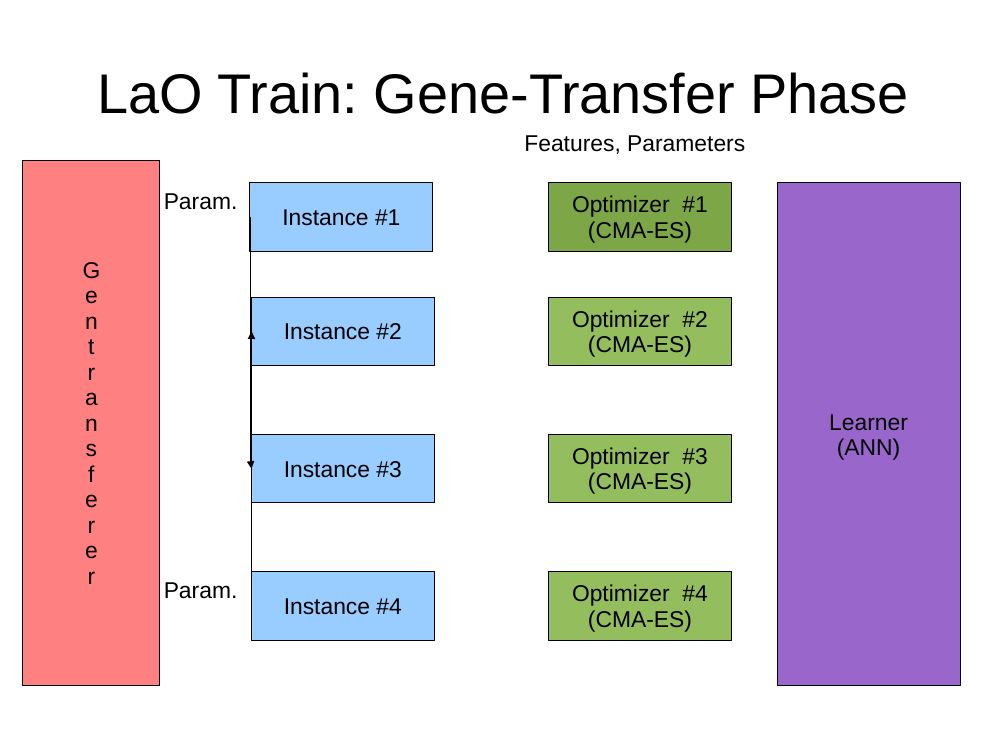
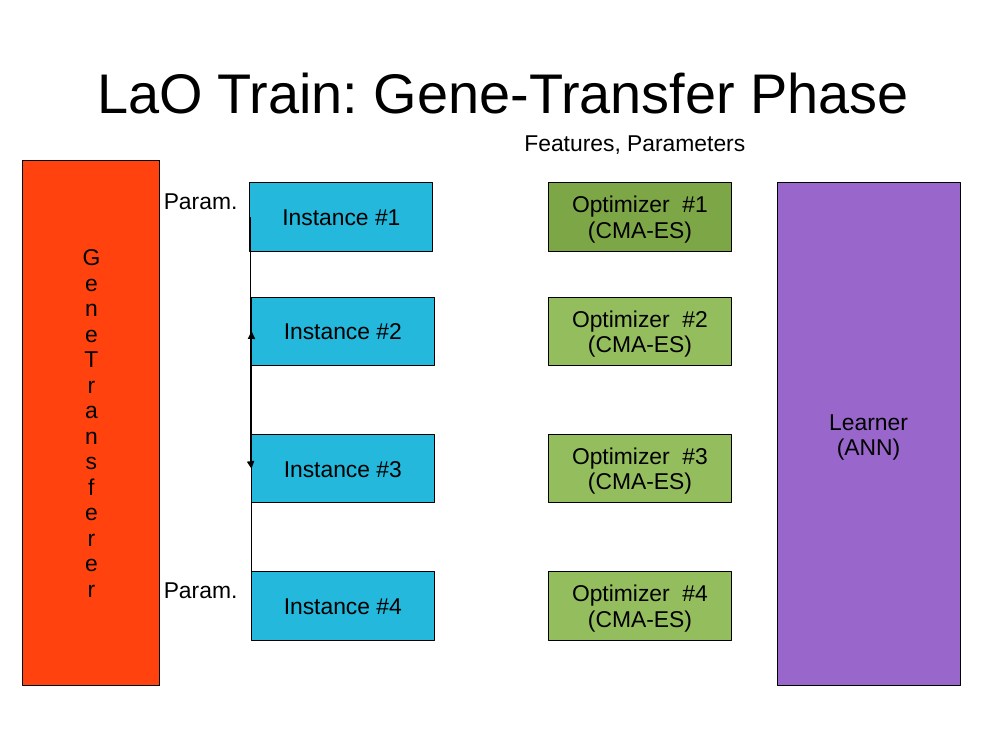
Before and after one commit to nojhan/descarwin, a slide deck: slide 9 of papers/GECCO2011/gecco2011brendelschoenauer/lao-gecco.ppt (slide 7 before the commit). Drawn at 1008x756 pixels with LibreOffice and Linux fonts; fonts in the diff are those of the drawing. Boxes give left, top, right and bottom in pixels: in the first picture for what was removed or moved away, otherwise in the second. Text is boxed around its words. In the diff, an @@ line names an element or a change of style, - is before the commit and + after.

```diff
--- a/papers/GECCO2011/gecco2011brendelschoenauer/lao-gecco.ppt
+++ b/papers/GECCO2011/gecco2011brendelschoenauer/lao-gecco.ppt
@@ rectangle "G e n" at [23, 160, 160, 686]: fill #FF8080 to #FF420E @@
@@ text in rectangle at [84, 329, 98, 419]: text changed @@
-t
-r
-a
+e
+T
+r
+a
@@ fill #99CCFF to #23B8DC in 4 elements at [250, 183, 433, 252], [252, 297, 434, 366], [252, 434, 434, 503], [252, 572, 434, 640] @@
```
Also in this commit, not shown: 11 other slides changed, 4 slides added.
